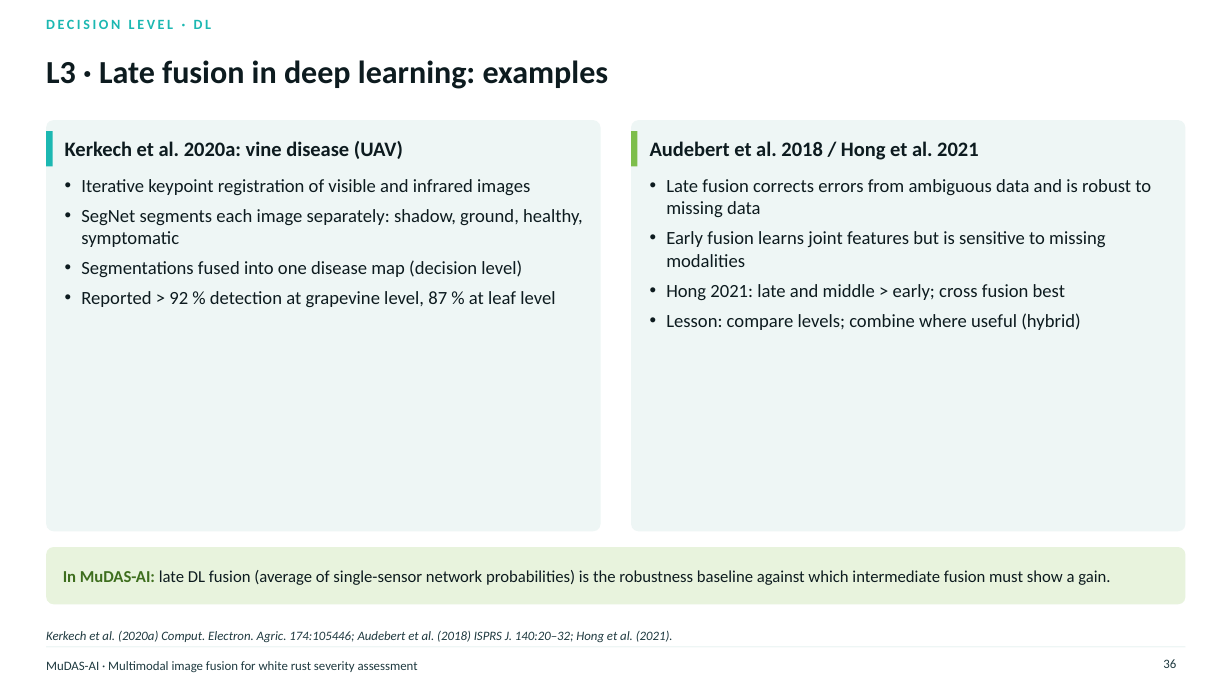
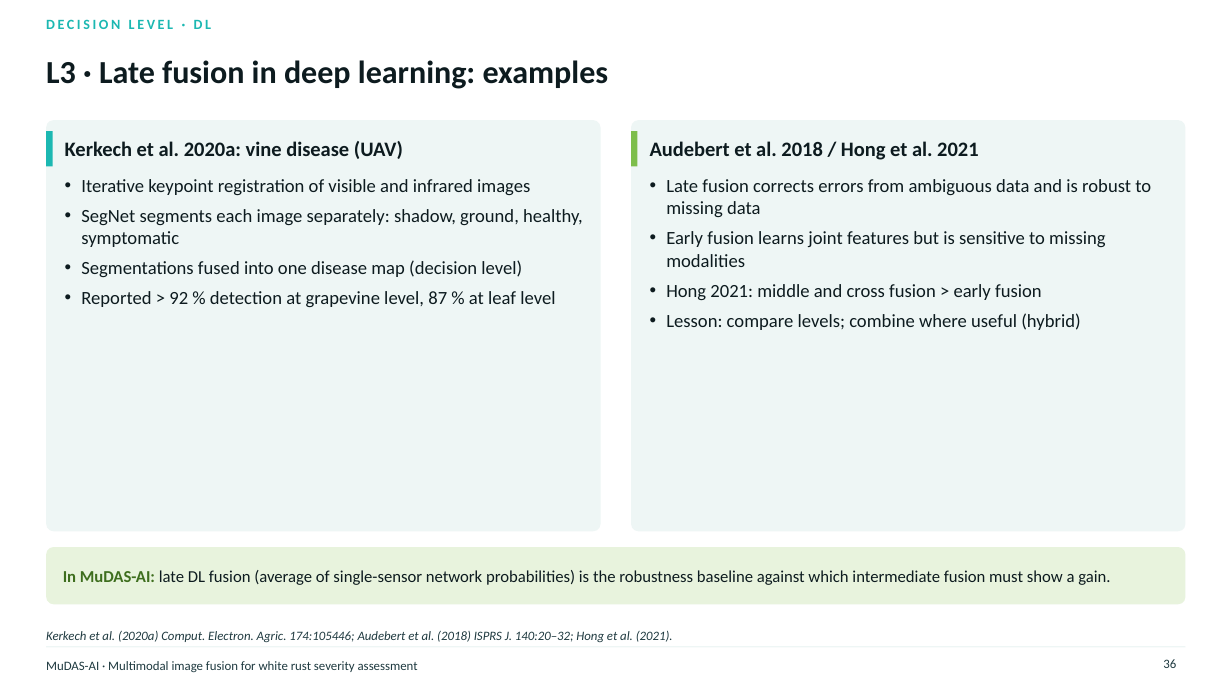
Before and after one commit to animesh270799-ctrl/meta, a slide deck: slide 36 of MuDAS-AI_Multimodal_Fusion_50slides.pptx. Drawn at 1232x693 pixels with LibreOffice and Linux fonts; fonts in the diff are those of the drawing. Boxes give left, top, right and bottom in pixels: in the first picture for what was removed or moved away, otherwise in the second. Text is boxed around its words. In the diff, an @@ line names an element or a change of style, - is before the commit and + after.

```diff
--- a/MuDAS-AI_Multimodal_Fusion_50slides.pptx
+++ b/MuDAS-AI_Multimodal_Fusion_50slides.pptx
@@ text at (666,284,1042,300): text changed @@
-• Hong 2021: late and middle > early; cross fusion best
+• Hong 2021: middle and cross fusion > early fusion
```
Also in this commit, not shown: 4 other slides changed, 1 other file.
